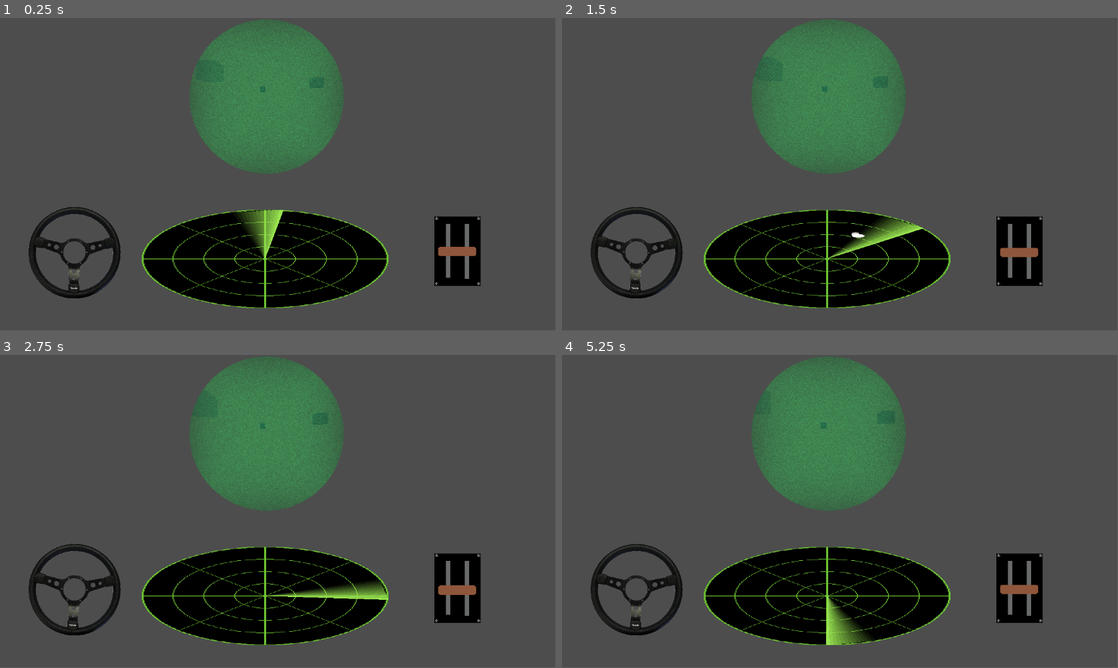
Above: before the commit, frames 1-4 (two rows, left to right).
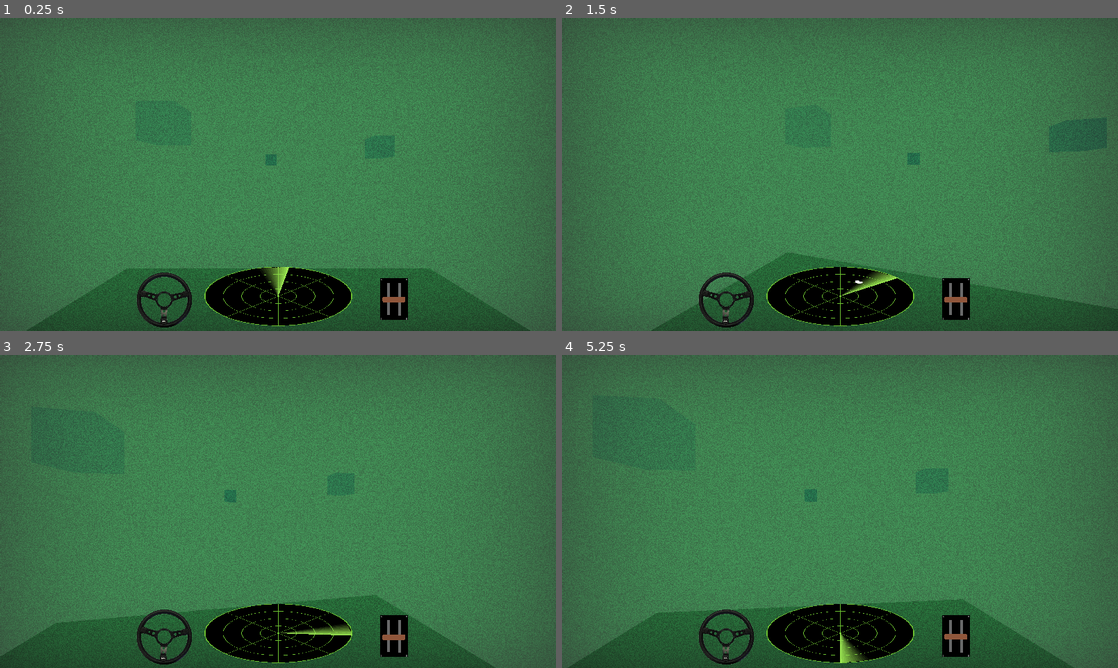
Above: after the commit, the same moments.

Repository: bmsheppard/spooky-szn-game
Game: Godot game, scene res://scenes/periscope.tscn
The game is run twice, just before and just after one commit, with the same random seed, the same clock (stepped at 60 frames per second) and the same inputs. Before the commit the project starts from res://periscope.tscn.
Inputs (mouse positions are in pixels of both pictures, inside the frame that each line leads up to):
- Up to frame 1 (0.25 s): no input
- Up to frame 2 (1.5 s): move the mouse to (962, 158) at 0.52 s; hold D 0.53-1.28 s; move the mouse to (728, 190) at 1.27 s; hold S from 1.28 s (still down)
- Up to frame 3 (2.75 s): move the mouse to (333, 442) at 2.02 s; release S at 2.03 s; hold D from 2.03 s (still down)
- Up to frame 4 (5.25 s): move the mouse to (812, 574) at 2.77 s; release D at 2.78 s; hold W 2.78-3.53 s; move the mouse to (1006, 558) at 3.52 s; hold A 3.53-5.03 s; move the mouse to (673, 464) at 4.27 s; move the mouse to (867, 511) at 5.02 s; hold S from 5.03 s (still down)
In our replay, the window is 799x449 before the commit and 800x450 after it. These sizes can differ from the game's own. Grey fills any space a smaller window leaves; there, only what the larger window draws over its background counts as a difference.

The runs differ from the first frame. In frame 1, 79% of the frame differs, in the area x 0-100%, y 0-100%; in frame 2, 79%; in frame 3, 79%; in frame 4, 80%.

Commit message:
restructuring project

Diff:
--- a/camera.gd
+++ /dev/null
@@ -1,12 +0,0 @@
-extends Camera3D
-@onready var ship = $".."
-
-const LOOK_SPEED = 0.001
-const FOV  = 0.5
-
-func _process(delta):
-	rotation.y = clamp(rotation.y, -FOV, FOV)
-
-#func _input(event):
-	#if event is InputEventMouseMotion:
-		#rotate_object_local(Vector3.UP, event.relative.x * -LOOK_SPEED)
--- a/periscope.tscn
+++ /dev/null
@@ -1,157 +0,0 @@
-[gd_scene load_steps=20 format=3 uid="uid://b3q8pvsu5brxa"]
-
-[ext_resource type="Script" path="res://ship.gd" id="1_b2cei"]
-[ext_resource type="Script" path="res://camera.gd" id="1_ivsra"]
-[ext_resource type="Shader" path="res://circle.gdshader" id="1_v30pg"]
-[ext_resource type="Texture2D" uid="uid://miqqswk3tst6" path="res://assets/sonar.png" id="2_ern3p"]
-[ext_resource type="Script" path="res://sonar.gd" id="2_welkv"]
-[ext_resource type="Texture2D" uid="uid://b84jv3dii6dx6" path="res://assets/sonar_line.png" id="3_0rati"]
-[ext_resource type="Script" path="res://steering.gd" id="5_1ssrq"]
-[ext_resource type="Texture2D" uid="uid://enk1p7nocyb1" path="res://assets/wheel.png" id="5_n7ycc"]
-[ext_resource type="AudioStream" uid="uid://dm3wxlkw3q04o" path="res://assets/620321__marb7e__sonar-ping-sine-wave.wav" id="5_y83ba"]
-[ext_resource type="Shader" path="res://periscope.gdshader" id="6_07dsr"]
-[ext_resource type="Texture2D" uid="uid://cdv8hus40e320" path="res://assets/lever_base.png" id="7_n73ec"]
-[ext_resource type="Texture2D" uid="uid://bp5y1fnt3bivp" path="res://assets/lever_handle.png" id="8_5fneg"]
-[ext_resource type="AudioStream" uid="uid://b6w2b6yvqhom5" path="res://assets/329915__carmsie__underwater-sounds-loopable.wav" id="10_44kj0"]
-
-[sub_resource type="Environment" id="Environment_s2tm8"]
-fog_enabled = true
-fog_light_color = Color(0.0372, 0.10204, 0.249384, 1)
-fog_depth_begin = 0.0
-volumetric_fog_albedo = Color(0.0313726, 0, 0.4, 1)
-volumetric_fog_temporal_reprojection_enabled = false
-
-[sub_resource type="ShaderMaterial" id="ShaderMaterial_jfdlk"]
-shader = ExtResource("1_v30pg")
-
-[sub_resource type="ViewportTexture" id="ViewportTexture_68rxq"]
-viewport_path = NodePath("SubViewport")
-
-[sub_resource type="ShaderMaterial" id="ShaderMaterial_fmkt4"]
-shader = ExtResource("6_07dsr")
-shader_parameter/luminance = Color(0.3086, 0.6094, 0.082, 1)
-shader_parameter/base_color = Color(0.2, 1, 0.4, 1)
-shader_parameter/brightness = 2.0
-shader_parameter/noise_level = 0.8
-shader_parameter/vignette_level = 0.37
-shader_parameter/edge_x = 1.0
-shader_parameter/edge_y = 1.0
-
-[sub_resource type="BoxShape3D" id="BoxShape3D_gebbv"]
-size = Vector3(0, 10000, 0)
-
-[sub_resource type="StandardMaterial3D" id="StandardMaterial3D_6m3fw"]
-
-[node name="periscope" type="Node3D"]
-
-[node name="WorldEnvironment" type="WorldEnvironment" parent="."]
-environment = SubResource("Environment_s2tm8")
-
-[node name="ship_inside" type="Node2D" parent="."]
-
-[node name="periscope" type="Node2D" parent="ship_inside"]
-
-[node name="Sprite2D" type="Sprite2D" parent="ship_inside/periscope"]
-material = SubResource("ShaderMaterial_jfdlk")
-position = Vector2(553, 163)
-texture = SubResource("ViewportTexture_68rxq")
-
-[node name="sonar" type="Node2D" parent="ship_inside"]
-z_as_relative = false
-position = Vector2(550, 500)
-scale = Vector2(2, 0.8)
-script = ExtResource("2_welkv")
-
-[node name="sonar_base" type="Sprite2D" parent="ship_inside/sonar"]
-texture_filter = 1
-texture = ExtResource("2_ern3p")
-
-[node name="sonar_line" type="Sprite2D" parent="ship_inside/sonar"]
-texture_filter = 1
-texture = ExtResource("3_0rati")
-
-[node name="sonar_sound" type="AudioStreamPlayer" parent="ship_inside/sonar"]
-stream = ExtResource("5_y83ba")
-volume_db = -8.0
-pitch_scale = 0.8
-autoplay = true
-
-[node name="steering" type="Node2D" parent="ship_inside"]
-position = Vector2(549, 484)
-script = ExtResource("5_1ssrq")
-
-[node name="wheel" type="Sprite2D" parent="ship_inside/steering"]
-position = Vector2(-394, 3)
-scale = Vector2(0.2, 0.2)
-texture = ExtResource("5_n7ycc")
-
-[node name="lever" type="Node2D" parent="ship_inside/steering"]
-texture_filter = 1
-position = Vector2(400, 0)
-scale = Vector2(1.5, 1.5)
-
-[node name="lever_base" type="Sprite2D" parent="ship_inside/steering/lever"]
-texture = ExtResource("7_n73ec")
-
-[node name="lever_handle" type="Sprite2D" parent="ship_inside/steering/lever"]
-texture = ExtResource("8_5fneg")
-
-[node name="water_sounds" type="AudioStreamPlayer" parent="ship_inside"]
-stream = ExtResource("10_44kj0")
-volume_db = -10.0
-autoplay = true
-
-[node name="SubViewport" type="SubViewport" parent="."]
-size = Vector2i(320, 320)
-size_2d_override_stretch = true
-
-[node name="ColorRect2" type="ColorRect" parent="SubViewport"]
-material = SubResource("ShaderMaterial_fmkt4")
-anchors_preset = 15
-anchor_right = 1.0
-anchor_bottom = 1.0
-grow_horizontal = 2
-grow_vertical = 2
-
-[node name="ship" type="Node3D" parent="SubViewport"]
-transform = Transform3D(1, 0, 0, 0, 1, 0, 0, 0, 1, -0.0101995, -0.0312176, -0.0100555)
-script = ExtResource("1_b2cei")
-
-[node name="camera" type="Camera3D" parent="SubViewport/ship"]
-transform = Transform3D(1, 0, 0, 0, 1, 0, 0, 0, 1, 0, 0.364987, 0)
-script = ExtResource("1_ivsra")
-
-[node name="sonar_shape_3d" type="ShapeCast3D" parent="SubViewport/ship"]
-transform = Transform3D(1, 0, 0, 0, 1, 0, 0, 0, 1, 0.0101995, 0.0312176, 0.0100555)
-shape = SubResource("BoxShape3D_gebbv")
-target_position = Vector3(0, 0, -200)
-debug_shape_custom_color = Color(0.986241, 0.433222, 5.77569e-07, 1)
-
-[node name="environment" type="Node3D" parent="."]
-
-[node name="ground" type="CSGBox3D" parent="environment"]
-transform = Transform3D(1, 0, 0, 0, 1, 0, 0, 0, 1, -1.30327, -17.5797, -1.6549)
-visible = false
-size = Vector3(197.866, 0.203186, 449.211)
-material = SubResource("StandardMaterial3D_6m3fw")
-
-[node name="cube2" type="CSGBox3D" parent="environment"]
-transform = Transform3D(1, 0, 0, 0, 1, 0, 0, 0, 1, -31.5443, 14.2364, -57.7692)
-use_collision = true
-collision_mask = 0
-size = Vector3(10, 10, 10)
-material = SubResource("StandardMaterial3D_6m3fw")
-
-[node name="cube3" type="CSGBox3D" parent="environment"]
-transform = Transform3D(1, 0, 0, 0, 1, 0, 0, 0, 1, 51.3578, 14.2364, -104.421)
-use_collision = true
-collision_mask = 0
-size = Vector3(10, 10, 10)
-material = SubResource("StandardMaterial3D_6m3fw")
-
-[node name="cube4" type="CSGBox3D" parent="environment"]
-transform = Transform3D(1, 0, 0, 0, 1, 0, 0, 0, 1, -6.88383, 14.2364, -194.983)
-use_collision = true
-collision_mask = 0
-size = Vector3(10, 10, 10)
-material = SubResource("StandardMaterial3D_6m3fw")
--- a/project.godot
+++ b/project.godot
@@ -11,9 +11,16 @@
 [application]
 
 config/name="Spooky SZN Game"
-run/main_scene="res://periscope.tscn"
+run/main_scene="res://scenes/periscope.tscn"
 config/features=PackedStringArray("4.3", "Forward Plus")
 config/icon="res://icon.svg"
+
+[display]
+
+window/size/viewport_width=1920
+window/size/viewport_height=1080
+window/stretch/mode="viewport"
+window/stretch/aspect="expand"
 
 [layer_names]
 
--- /dev/null
+++ b/scenes/periscope.tscn
@@ -0,0 +1,156 @@
+[gd_scene load_steps=17 format=3 uid="uid://b3q8pvsu5brxa"]
+
+[ext_resource type="Script" path="res://scripts/steering.gd" id="1_n7vwt"]
+[ext_resource type="Texture2D" uid="uid://enk1p7nocyb1" path="res://assets/wheel.png" id="2_kiwbm"]
+[ext_resource type="Texture2D" uid="uid://cdv8hus40e320" path="res://assets/lever_base.png" id="3_338xf"]
+[ext_resource type="Texture2D" uid="uid://bp5y1fnt3bivp" path="res://assets/lever_handle.png" id="4_h6w8v"]
+[ext_resource type="Script" path="res://scripts/sonar.gd" id="5_xh8vp"]
+[ext_resource type="Texture2D" uid="uid://miqqswk3tst6" path="res://assets/sonar.png" id="6_504a5"]
+[ext_resource type="Texture2D" uid="uid://b84jv3dii6dx6" path="res://assets/sonar_line.png" id="7_0l3lk"]
+[ext_resource type="AudioStream" uid="uid://dm3wxlkw3q04o" path="res://assets/620321__marb7e__sonar-ping-sine-wave.wav" id="8_mm24d"]
+[ext_resource type="Shader" path="res://shaders/periscope.gdshader" id="9_s36rb"]
+[ext_resource type="AudioStream" uid="uid://b6w2b6yvqhom5" path="res://assets/329915__carmsie__underwater-sounds-loopable.wav" id="10_2vmpd"]
+[ext_resource type="Script" path="res://scripts/ship.gd" id="11_c171r"]
+[ext_resource type="Script" path="res://scripts/camera.gd" id="12_j8tik"]
+
+[sub_resource type="Environment" id="Environment_s2tm8"]
+fog_enabled = true
+fog_light_color = Color(0.0372, 0.10204, 0.249384, 1)
+fog_depth_begin = 0.0
+volumetric_fog_albedo = Color(0.0313726, 0, 0.4, 1)
+volumetric_fog_temporal_reprojection_enabled = false
+
+[sub_resource type="ShaderMaterial" id="ShaderMaterial_fmkt4"]
+shader = ExtResource("9_s36rb")
+shader_parameter/luminance = Color(0.3086, 0.6094, 0.082, 1)
+shader_parameter/base_color = Color(0.2, 1, 0.4, 1)
+shader_parameter/brightness = 2.0
+shader_parameter/noise_level = 0.8
+shader_parameter/vignette_level = 0.37
+shader_parameter/edge_x = 1.0
+shader_parameter/edge_y = 1.0
+
+[sub_resource type="BoxShape3D" id="BoxShape3D_gebbv"]
+size = Vector3(0, 10000, 0)
+
+[sub_resource type="StandardMaterial3D" id="StandardMaterial3D_6m3fw"]
+
+[node name="periscope" type="Node3D"]
+
+[node name="temp_gui" type="CanvasLayer" parent="."]
+follow_viewport_enabled = true
+
+[node name="gui" type="HBoxContainer" parent="temp_gui"]
+anchors_preset = 7
+anchor_left = 0.5
+anchor_top = 1.0
+anchor_right = 0.5
+anchor_bottom = 1.0
+grow_horizontal = 2
+grow_vertical = 0
+
+[node name="steering" type="Node2D" parent="temp_gui/gui"]
+position = Vector2(0, -110)
+script = ExtResource("1_n7vwt")
+
+[node name="wheel" type="Sprite2D" parent="temp_gui/gui/steering"]
+position = Vector2(-394, 3)
+scale = Vector2(0.2, 0.2)
+texture = ExtResource("2_kiwbm")
+
+[node name="lever" type="Node2D" parent="temp_gui/gui/steering"]
+texture_filter = 1
+position = Vector2(400, 0)
+scale = Vector2(1.5, 1.5)
+
+[node name="lever_base" type="Sprite2D" parent="temp_gui/gui/steering/lever"]
+texture = ExtResource("3_338xf")
+
+[node name="lever_handle" type="Sprite2D" parent="temp_gui/gui/steering/lever"]
+texture = ExtResource("4_h6w8v")
+
+[node name="sonar" type="Node2D" parent="temp_gui/gui"]
+z_as_relative = false
+position = Vector2(0, -120)
+scale = Vector2(2, 0.8)
+script = ExtResource("5_xh8vp")
+
+[node name="sonar_base" type="Sprite2D" parent="temp_gui/gui/sonar"]
+texture_filter = 1
+texture = ExtResource("6_504a5")
+
+[node name="sonar_line" type="Sprite2D" parent="temp_gui/gui/sonar"]
+texture_filter = 1
+texture = ExtResource("7_0l3lk")
+
+[node name="sonar_sound" type="AudioStreamPlayer" parent="temp_gui/gui/sonar"]
+stream = ExtResource("8_mm24d")
+volume_db = -8.0
+pitch_scale = 0.8
+autoplay = true
+
+[node name="WorldEnvironment" type="WorldEnvironment" parent="."]
+environment = SubResource("Environment_s2tm8")
+
+[node name="ColorRect2" type="ColorRect" parent="."]
+z_index = -1
+material = SubResource("ShaderMaterial_fmkt4")
+anchors_preset = 15
+anchor_right = 1.0
+anchor_bottom = 1.0
+grow_horizontal = 2
+grow_vertical = 2
+
+[node name="sounds" type="Node" parent="."]
+
+[node name="water_sounds" type="AudioStreamPlayer" parent="sounds"]
+stream = ExtResource("10_2vmpd")
+volume_db = -10.0
+autoplay = true
+
+[node name="ship" type="Node3D" parent="."]
+transform = Transform3D(1, 0, 0, 0, 1, 0, 0, 0, 1, -0.0101995, -0.0312176, -0.0100555)
+script = ExtResource("11_c171r")
+
+[node name="body" type="CSGBox3D" parent="ship"]
+transform = Transform3D(1, 0, 0, 0, 1, 0, 0, 0, 1, 0, 0.041, -0.121877)
+size = Vector3(0.513245, 0.330933, 0.447754)
+
+[node name="camera" type="Camera3D" parent="ship"]
+transform = Transform3D(1, 0, 0, 0, 1, 0, 0, 0, 1, 0, 0.364987, 0)
+script = ExtResource("12_j8tik")
+
+[node name="sonar_shape_3d" type="ShapeCast3D" parent="ship"]
+transform = Transform3D(1, 0, 0, 0, 1, 0, 0, 0, 1, 0.0101995, 0.0312176, 0.0100555)
+shape = SubResource("BoxShape3D_gebbv")
+target_position = Vector3(0, 0, -200)
+debug_shape_custom_color = Color(0.986241, 0.433222, 5.77569e-07, 1)
+
+[node name="environment" type="Node3D" parent="."]
+
+[node name="ground" type="CSGBox3D" parent="environment"]
+transform = Transform3D(1, 0, 0, 0, 1, 0, 0, 0, 1, -1.30327, -17.5797, -1.6549)
+visible = false
+size = Vector3(197.866, 0.203186, 449.211)
+material = SubResource("StandardMaterial3D_6m3fw")
+
+[node name="cube2" type="CSGBox3D" parent="environment"]
+transform = Transform3D(1, 0, 0, 0, 1, 0, 0, 0, 1, -31.5443, 14.2364, -57.7692)
+use_collision = true
+collision_mask = 0
+size = Vector3(10, 10, 10)
+material = SubResource("StandardMaterial3D_6m3fw")
+
+[node name="cube3" type="CSGBox3D" parent="environment"]
+transform = Transform3D(1, 0, 0, 0, 1, 0, 0, 0, 1, 51.3578, 14.2364, -104.421)
+use_collision = true
+collision_mask = 0
+size = Vector3(10, 10, 10)
+material = SubResource("StandardMaterial3D_6m3fw")
+
+[node name="cube4" type="CSGBox3D" parent="environment"]
+transform = Transform3D(1, 0, 0, 0, 1, 0, 0, 0, 1, -6.88383, 14.2364, -194.983)
+use_collision = true
+collision_mask = 0
+size = Vector3(10, 10, 10)
+material = SubResource("StandardMaterial3D_6m3fw")
--- /dev/null
+++ b/scenes/safezone.tscn
@@ -0,0 +1,16 @@
+[gd_scene load_steps=3 format=3 uid="uid://d3iiio81ctyum"]
+
+[sub_resource type="SphereShape3D" id="SphereShape3D_jy6nf"]
+
+[sub_resource type="SphereMesh" id="SphereMesh_tu425"]
+
+[node name="safezone" type="Node3D"]
+
+[node name="Area3D" type="Area3D" parent="."]
+
+[node name="CollisionShape3D" type="CollisionShape3D" parent="Area3D"]
+shape = SubResource("SphereShape3D_jy6nf")
+
+[node name="MeshInstance3D" type="MeshInstance3D" parent="Area3D"]
+mesh = SubResource("SphereMesh_tu425")
+skeleton = NodePath("../CollisionShape3D")
--- a/sonar_hit.tscn
+++ b/scenes/sonar_hit.tscn
@@ -1,7 +1,7 @@
 [gd_scene load_steps=3 format=3 uid="uid://by2e3hw7amix0"]
 
 [ext_resource type="Texture2D" uid="uid://blrju3yt0syfc" path="res://assets/sonar_hit.png" id="1_2mdyi"]
-[ext_resource type="Script" path="res://sonar_hit.gd" id="1_ix0rc"]
+[ext_resource type="Script" path="res://scripts/sonar_hit.gd" id="1_ix0rc"]
 
 [node name="sonar_hit" type="Node2D"]
 script = ExtResource("1_ix0rc")
--- /dev/null
+++ b/scripts/camera.gd
@@ -0,0 +1,12 @@
+extends Camera3D
+@onready var ship = $".."
+
+const LOOK_SPEED = 0.001
+const FOV  = 0.75
+
+func _process(delta):
+	rotation.y = clamp(rotation.y, -FOV, FOV)
+
+func _input(event):
+	if event is InputEventMouseMotion:
+		rotate_object_local(Vector3.UP, event.relative.x * -LOOK_SPEED)
--- a/sonar.gd
+++ b/scripts/sonar.gd
@@ -1,13 +1,12 @@
 extends Node2D
 
-@onready var ship = $"../../SubViewport/ship"
-
+@onready var ship = $"../../../ship"
+@onready var sonar_shape_3d = $"../../../ship/sonar_shape_3d"
 @onready var sonar_base = $sonar_base
 @onready var sonar_line: Sprite2D = $sonar_line
-@onready var sonar_shape_3d = $"../../SubViewport/ship/sonar_shape_3d"
 @onready var sonar_sound = $sonar_sound
 
-const SONAR_HIT = preload("res://sonar_hit.tscn")
+const SONAR_HIT = preload("res://scenes/sonar_hit.tscn")
 
 const MAX_DISTANCE_3D = 200.
 const MAX_DISTANCE_2D = 122. # figure this out
--- a/steering.gd
+++ b/scripts/steering.gd
@@ -1,6 +1,5 @@
 extends Node2D
-
-@onready var ship = $"../../SubViewport/ship"
+@onready var ship = $"../../../ship"
 @onready var wheel = $wheel
 @onready var lever_handle = $lever/lever_handle
 
--- /dev/null
+++ b/shaders/safezone.gdshader
@@ -0,0 +1,102 @@
+shader_type canvas_item;
+
+const float MPI = 1.5707966326;
+
+const int STEPS = 20;
+
+const float LOWER_LIMIT = 0.01;
+
+uniform float zoom_out : hint_range(1.0, 10.0) = 1.0;
+
+uniform float border_decay : hint_range(0.0, 0.99) = 0.6;
+
+uniform vec4 shield_tint : hint_color = vec4(0.407843, 0.564706, 0.729412, 0.768627);
+
+uniform vec4 shield_saturation : hint_color = vec4(1., 1., 1., .76);
+
+uniform float attack_angle : hint_range(-6.283185, 6.283185) = 0.;
+
+uniform float attack_penetration : hint_range(0., 0.9) = 0.2;
+
+uniform float attack_radius : hint_range(0., 3.) = 0.2;
+
+uniform float attack_amplitude : hint_range(0., 1.) = 0.1;
+
+uniform float wave_speed : hint_range(2., 40.) = 16.;
+
+uniform float wave_num : hint_range(10., 40.) = 17.;
+
+uniform sampler2D noise_texture;
+
+uniform float noise_speed : hint_range(1.0, 10.0) = 3.;
+
+uniform float noise_amplitude : hint_range(0.01, 1.) = 0.89;
+
+uniform float noise_deformation : hint_range(1., 300.) = 100.;
+
+float compute_z_radius(vec2 pos, float r) {
+	vec3 o = vec3(pos, -1.);
+	return -sqrt(1. - dot(o, o) + (r * r));
+}
+
+float compute_front_z(vec2 pos) {
+	vec3 p = vec3(pos, -1.);
+	return (-sqrt(2. - dot(p, p)));
+}
+
+void fragment() {
+	// Sphere computation
+	vec2 current_pos = (UV - 0.5) * (2.0 * zoom_out);
+	float len = length(current_pos);
+	vec2 attack_direction = vec2(cos(attack_angle), sin(attack_angle));
+	vec4 noise_texel = texture(noise_texture, current_pos + TIME * attack_direction * noise_speed);
+	vec4 noise_amount = (noise_texel * (1. - noise_amplitude)) + noise_amplitude;
+	float noise_mask = (noise_amount.r + noise_amount.g + noise_amount.b) / 3.0;
+	float amplitude_decay = (1. + attack_amplitude) * border_decay * noise_mask;
+	float border_mask = clamp(len - amplitude_decay, 0., 1. - border_decay) / (1. - border_decay);
+	float mask = clamp(ceil(noise_mask * (1. + attack_amplitude) - len), 0., 1.);
+	vec4 shield_color = mix(shield_saturation, shield_tint, 1. - border_mask) * mask;
+	vec2 deformation_mask = (noise_texel.rg - vec2(.5)) * 2. * mask;
+
+	// Waves
+	if(len <= 1. + attack_amplitude) {
+		vec2 attack_norm = attack_direction * (1. - attack_penetration);
+		vec3 attack_position = vec3(attack_norm, compute_front_z(attack_norm));
+		float retained_len = 0.;
+		float retained_intensity = 0.;
+		float z_step = compute_z_radius(current_pos, 1. + attack_amplitude);
+		float hdiff = 1. + attack_amplitude;
+		float min_diff = hdiff;
+		int step_id = STEPS;
+		for(int i = 0; i < STEPS; ++i) {
+			vec3 current_projection = vec3(current_pos, z_step);
+			vec3 pos_on_surface = normalize(current_projection);
+			float att_len = length(attack_position - pos_on_surface);
+			if(att_len < attack_radius) {
+				float intensity = (cos(att_len * wave_num - TIME * wave_speed) + 1.)/2. * cos((att_len / attack_radius) * MPI);
+				hdiff = abs(length(current_projection) - 1. - (intensity * attack_amplitude));
+				if(hdiff < min_diff) {
+					retained_intensity = intensity;
+					retained_len = att_len;
+					min_diff = hdiff;
+					if (hdiff < LOWER_LIMIT) {
+						break;
+					}
+				}
+
+				float extra = pos_on_surface.z * (1. + (intensity * attack_amplitude));
+				z_step += (extra - z_step) * (1. - (float(i) / float(STEPS)));
+			} else {
+				break;
+			}
+		}
+		if ((hdiff < LOWER_LIMIT) || ((step_id == STEPS) && (min_diff < (1.0 + attack_amplitude)))) {
+			float attenuation = cos(((1. - (len / attack_radius))) * MPI);
+			shield_color = mask*mix(shield_color, shield_saturation, retained_intensity);
+			deformation_mask = mask*mix(current_pos * (1. - retained_intensity), deformation_mask, cos(((1. - (len / attack_radius))) * MPI));
+		}
+	}
+
+	vec4 screen_color = texture(SCREEN_TEXTURE, SCREEN_UV + (noise_deformation * deformation_mask * SCREEN_PIXEL_SIZE));
+	COLOR = vec4(mix(screen_color.rgb, shield_color.rgb, shield_color.a), 1.0);
+}
Renamed: ground.gd -> scripts/ground.gd
Renamed: ship.gd -> scripts/ship.gd
Renamed: sonar_hit.gd -> scripts/sonar_hit.gd
Renamed: circle.gdshader -> shaders/circle.gdshader
